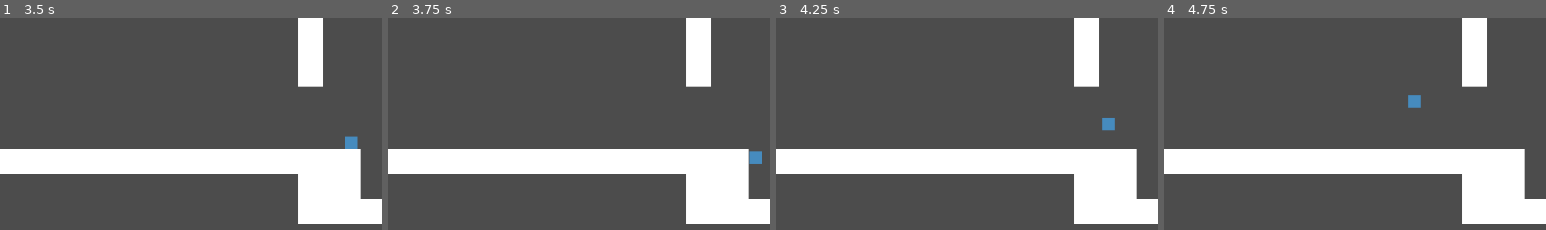
Above: before the commit, frames 1-4 (left to right).
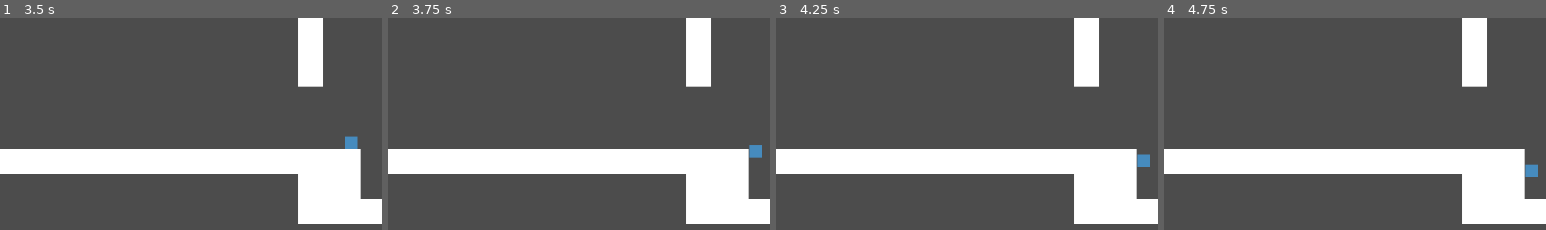
Above: after the commit, the same moments.

Repository: OsakiTsukiko/Platformer2D
Game: Godot game, scene res://Level.tscn
The game is run twice, just before and just after one commit, with the same random seed, the same clock (stepped at 60 frames per second) and the same inputs.
Inputs:
- Up to frame 1 (3.5 s): tap Enter at 0.5 s; hold Right (right) 0.53-1.28 s; tap C (jump) at 0.77, 1.52, 3.02 s; hold Down (down) 1.28-2.03 s; hold Right (right) from 2.03 s (still down)
- Up to frame 2 (3.75 s): release Right (right) at 3.53 s; hold Left (left) from 3.53 s (still down)
- Up to frame 3 (4.25 s): keep holding Left (left); tap C (jump) at 3.77 s
- Up to frame 4 (4.75 s): keep holding Left (left); tap C (jump) at 4.52 s
The pictures show only the part of the screen within x 8-58%, y 50-100%; the shares and areas given below are measured in that part.

Frame 1 is identical in both runs. In frame 2, 0.2% of the frame differs, in the area x 94-98%, y 59-69%; in frame 3, 0.4%, in the area x 85-98%, y 47-71%; in frame 4, 0.4%.

Commit message:
add wall slide in Player scene

Diff:
--- a/Player.gd
+++ b/Player.gd
@@ -1,7 +1,9 @@
 extends KinematicBody2D
 
-onready var ground_rc_1 = $RC1
-onready var ground_rc_2 = $RC2
+onready var ground_rc_1 = $GroundRC1
+onready var ground_rc_2 = $GroundRC2
+onready var left_rc = $LeftRC
+onready var right_rc = $RightRC
 
 # PSEUDO CONSTANTS
 export var GRAVITY_VEC: Vector2 = Vector2(0.0, 10000.0)
@@ -10,10 +12,13 @@
 export var FRICTION: Vector2 = Vector2(7000.0, 0.0)
 export var FLOOR_NORMAL: Vector2 = Vector2.UP # NOT A CONSTANT BUT EH
 export var MAX_FALL_SPEED: float = 2000
+export var MAX_WALL_FALL_SPEED: float = 100
 # ^ this might be useful for weird gravity stuff
 export var COYOTE_TIME: float = 0.1
 export var AIR_JUMP_TIME: float = 0.1
 export var VAR_JUMP_CONST: float = 30
+
+export var IS_DEBUGGING: bool = true
 
 # VARIABLES
 var touching_ground: bool = false
@@ -27,6 +32,16 @@
 var velocity: Vector2 = Vector2.ZERO
 
 func _physics_process(delta):
+	if (IS_DEBUGGING):
+		prints(
+			"G",
+			ground_rc_1.is_colliding(),
+			ground_rc_2.is_colliding(),
+			"L",
+			left_rc.is_colliding(),
+			"R",
+			right_rc.is_colliding()
+		)
 	ground_checks()
 	handle_input(delta)
 	do_physics(delta)
@@ -62,11 +77,23 @@
 
 	if (!is_dashing):
 		velocity.y += GRAVITY_VEC.y * delta
+		if (
+			(
+				left_rc.is_colliding() &&
+				Input.is_action_pressed("left")
+			) ||
+			(
+				right_rc.is_colliding() &&
+				Input.is_action_pressed("right")
+			)
+		):
+			velocity.y = min(velocity.y, MAX_WALL_FALL_SPEED)
 		velocity.y = min(velocity.y, MAX_FALL_SPEED)
 
 	velocity = move_and_slide(velocity, FLOOR_NORMAL)
 
-	print(velocity)
+	if (IS_DEBUGGING):
+		print(velocity)
 
 	# add tween animations
 
--- a/Player.tscn
+++ b/Player.tscn
@@ -17,12 +17,22 @@
 position = Vector2( 0, -32 )
 shape = SubResource( 1 )
 
-[node name="RC1" type="RayCast2D" parent="."]
+[node name="GroundRC1" type="RayCast2D" parent="."]
 position = Vector2( -32, 0 )
 enabled = true
 cast_to = Vector2( 0, 1 )
 
-[node name="RC2" type="RayCast2D" parent="."]
+[node name="GroundRC2" type="RayCast2D" parent="."]
 position = Vector2( 32, 0 )
 enabled = true
 cast_to = Vector2( 0, 1 )
+
+[node name="LeftRC" type="RayCast2D" parent="."]
+position = Vector2( -32, -32 )
+enabled = true
+cast_to = Vector2( -1, 0 )
+
+[node name="RightRC" type="RayCast2D" parent="."]
+position = Vector2( 32, -32 )
+enabled = true
+cast_to = Vector2( 1, 0 )
